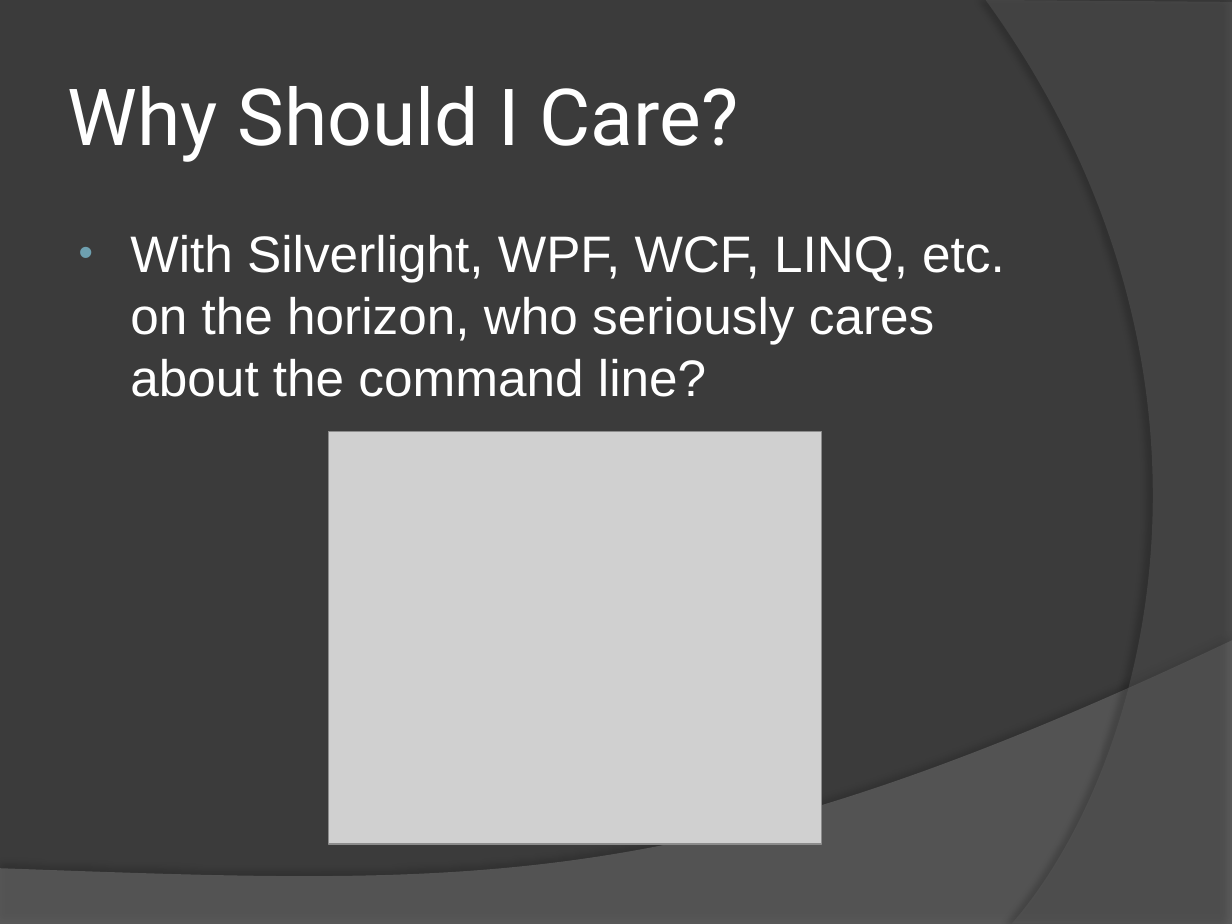
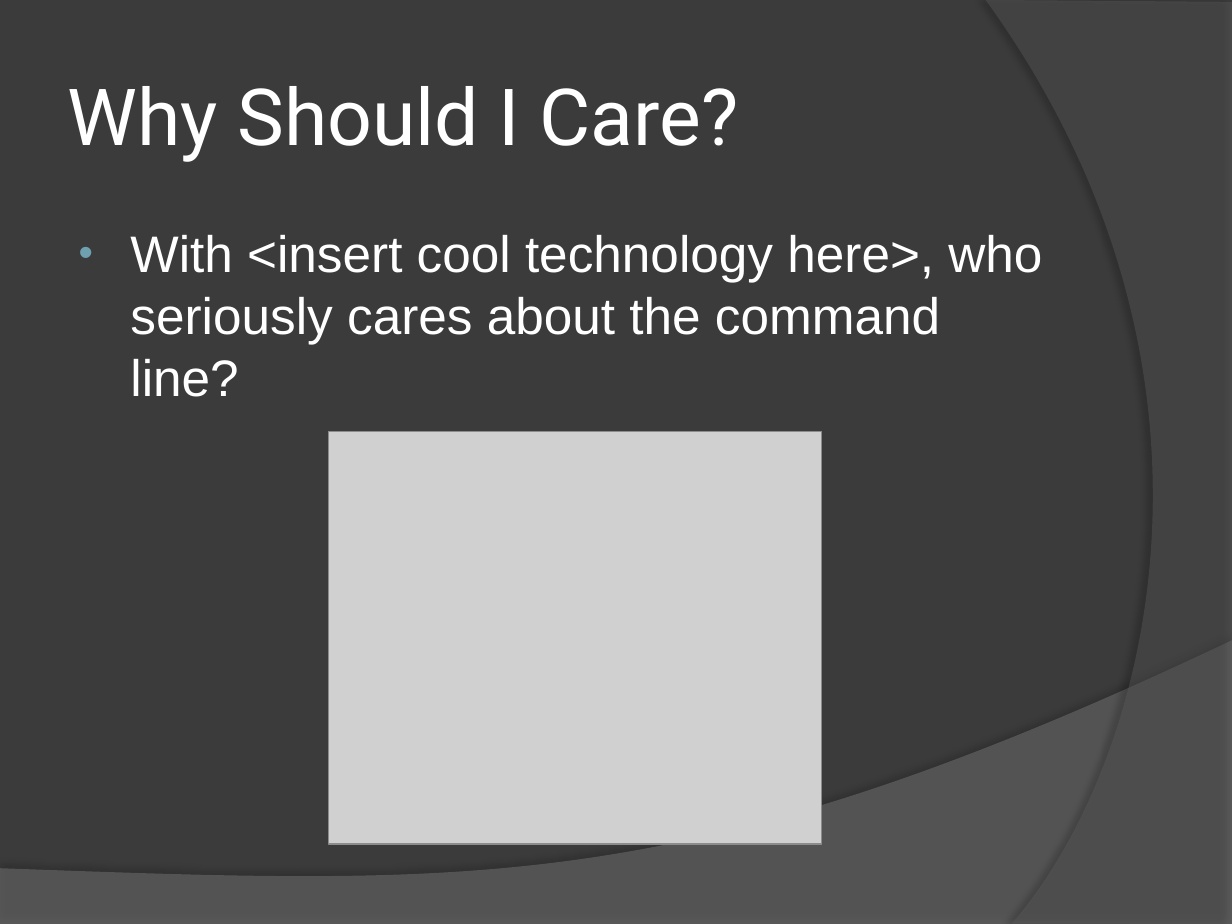
Before and after one commit to drmohundro/presentations, a slide deck: slide 7 of the-power-of-powershell/presentation.pptx. Drawn at 1232x924 pixels with LibreOffice and Linux fonts; fonts in the diff are those of the drawing; grey boxes stand for pictures; background and template pictures are left out. Boxes give left, top, right and bottom in pixels: in the first picture for what was removed or moved away, otherwise in the second. Text is boxed around its words. In the diff, an @@ line names an element or a change of style, - is before the commit and + after.

```diff
--- a/the-power-of-powershell/presentation.pptx
+++ b/the-power-of-powershell/presentation.pptx
@@ text at bbox=[130, 235, 1042, 397]: text changed @@
-• With Silverlight, WPF, WCF, LINQ, etc. on the horizon, who seriously cares about the command line?
+• With <insert cool technology here>, who seriously cares about the command line?
```
Also in this commit, not shown: 7 other slides changed, 1 slide added.
